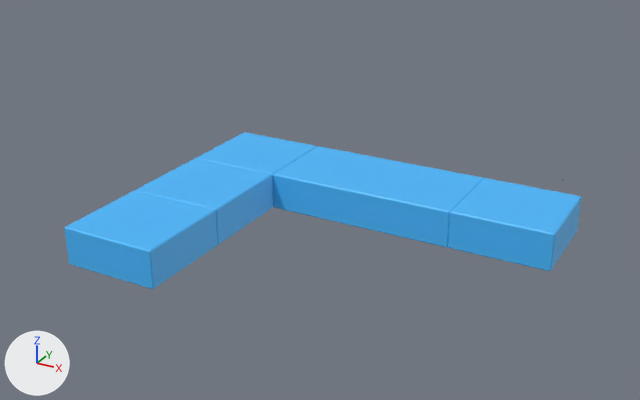
One commit to the Blender file Assets/VRProject/Models/InteriorRevitalized/Couch.blend: the scene before it, then after it.
One viewpoint serves both versions: a camera (50 mm lens) standing at (3.35, -5.14, 2.82) and looking at (0.88, -0.66, 0.58). Lighting does not change. The marker at lower left points along +X, +Y and +Z. The picture after the commit comes second. The same objects are shown in both versions, whatever each file hides.

Names of what the first picture shows: 'SeatCushions'.
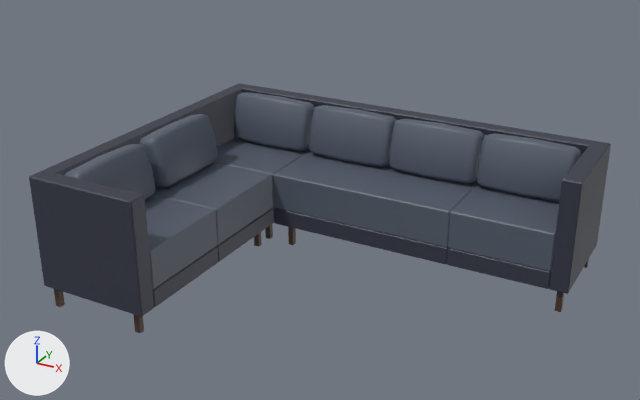
Changed parts and their boxes (x1, y1, x2, y2) in the pictures (640 x 400 px):
'SeatCushions', surface changed, reshaped (darker, 13% wider, 59% taller)
    before: (65, 132, 582, 289)
    after: (29, 83, 611, 333)
part 1 of me_cube_016, added
    after: (217, 209, 273, 262)
part 2 of me_cube_016, added
    after: (274, 209, 448, 264)
part 3 of me_cube_016, added
    after: (29, 83, 611, 333)
part 4 of me_cube_016, surface changed (darker)
    before: (65, 132, 582, 289)
    after: (145, 137, 563, 289)

The change in detail:
Picture 'MasterTexture.png' (img_mastertexture_png) is new.
Material 'PandaMat.001' (mat_pandamat_001) changes its picture from img_pandamat_png_001 to img_mastertexture_png.
me_cube_016 is used by ob_seatcushions; location (0.0, 0.0, 0.0); rotation (1.571, 0.0, 0.0), in degrees (90, 0, 0); scale (0.01, 0.01, 0.01).
me_cube_016 had 204 vertices, 136 faces and spanned x -33.0..230.0, y 27.0..88.0, z -32.0..165.0.
me_cube_016 now has 1209 vertices, 928 faces and spans x -44.0..241.0, y 0.0..90.0, z -43.0..177.0.
me_cube_016 part 1: the loose piece of 20 vertices spanning x -33.0..33.0, y 27.0..52.0, z 32.0..100.0 is copied, and the copy is scaled about its middle by (1, 0.454, 1), then moved by (0.0, -19.0, 0.0); it spans x -33.0..33.0, y 15.0..27.0, z 32.0..100.0.
me_cube_016 part 2: the loose piece of 20 vertices spanning x 33.0..163.0, y 27.0..52.0, z -32.0..32.0 is copied, and the copy is scaled about its middle by (1, 0.454, 1), then moved by (0.0, -19.0, 0.0); it spans x 33.0..163.0, y 15.0..27.0, z -32.0..32.0.
me_cube_016 part 3: 939 vertices added at x -44.0..241.0, y 0.0..90.0, z -43.0..177.0.
me_cube_016 part 4: 136 kept faces spanning x -33.0..230.0, y 27.0..88.0, z -32.0..165.0 get new texture (UV) coordinates.
Other edits to the shape of me_cube_016 do not show in these pictures.
